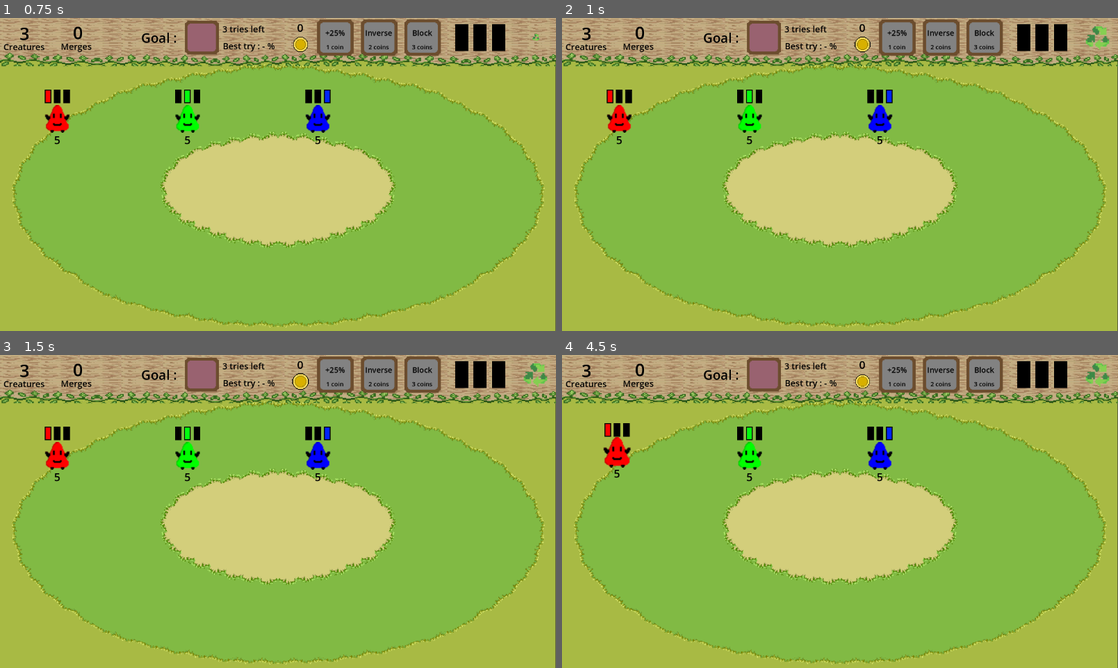
Above: before the commit, frames 1-4 (two rows, left to right).
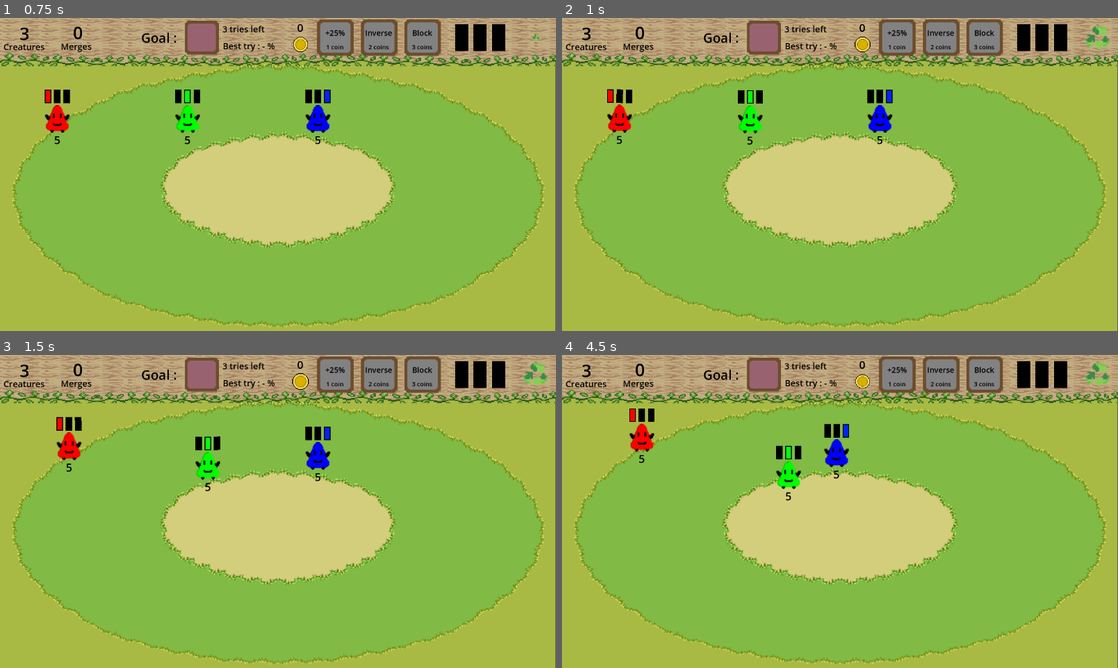
Above: after the commit, the same moments.

Repository: Souil51/ld-56
Game: Godot game, scene res://scenes/main/main.tscn
Two runs of this game, one before a commit and one after it. Both use one fixed random seed, a clock stepped at 60 frames per second and the inputs below. This scene is started directly instead of the project's main scene.
Inputs (mouse positions are in pixels of both pictures, inside the frame that each line leads up to):
- Up to frame 1 (0.75 s): tap Enter at 0.5 s; move the mouse to (533, 36) at 0.52 s; click (533, 36) at 0.67 s
- Up to frame 2 (1 s): no input
- Up to frame 3 (1.5 s): move the mouse to (333, 373) at 1.27 s; click (333, 373) at 1.42 s
- Up to frame 4 (4.5 s): move the mouse to (940, 373) at 2.02 s; click (940, 373) at 2.17 s; move the mouse to (984, 373) at 2.77 s; click (984, 373) at 2.92 s; move the mouse to (762, 373) at 3.52 s; click (762, 373) at 3.67 s; tap Space at 4.25 s; move the mouse to (617, 455) at 4.27 s; click (617, 455) at 4.42 s

Frame 1 is identical in both runs. In frame 2, 0.3% of the frame differs, in the area x 8-37%, y 22-41%; in frame 3, 1.6%; in frame 4, 2.8%, in the area x 7-60%, y 17-47%.

Commit message:
bug fix when try was good

Diff:
--- a/scenes/bonus/bonus.tscn
+++ b/scenes/bonus/bonus.tscn
@@ -17,7 +17,6 @@
 texture = ExtResource("2_lfvd4")
 
 [node name="inner" type="Sprite2D" parent="bonus"]
-scale = Vector2(1, 1)
 texture = ExtResource("3_pboxr")
 
 [node name="label" type="Label" parent="bonus"]
--- a/scenes/creatures/creature.tscn
+++ b/scenes/creatures/creature.tscn
@@ -239,6 +239,7 @@
 }
 
 [node name="timer" type="Timer" parent="."]
+autostart = true
 
 [connection signal="area_entered" from="colors/red/Area2D" to="." method="_on_area_2d_red_entered"]
 [connection signal="area_exited" from="colors/red/Area2D" to="." method="_on_area_2d_red_exited"]
--- a/scenes/main/main.gd
+++ b/scenes/main/main.gd
@@ -172,7 +172,7 @@
 	if similarity < 33:
 		test_result = Game.ResultType.BAD
 	elif similarity > 75:
-		test_result = Game.ReulstType.GOOD
+		test_result = Game.ResultType.GOOD
 
 	Game.test_result.emit(test_result)
 
--- a/scenes/menu/menu.tscn
+++ b/scenes/menu/menu.tscn
@@ -88,7 +88,6 @@
 texture = ExtResource("6_227yj")
 
 [node name="Sprite2D" type="Sprite2D" parent="bonus_manager/store/bonus"]
-scale = Vector2(1, 1)
 texture = ExtResource("7_te617")
 
 [node name="label" type="Label" parent="bonus_manager/store/bonus"]
@@ -122,7 +121,6 @@
 texture = ExtResource("6_227yj")
 
 [node name="Sprite2D" type="Sprite2D" parent="bonus_manager/store/bonus2"]
-scale = Vector2(1, 1)
 texture = ExtResource("7_te617")
 
 [node name="label" type="Label" parent="bonus_manager/store/bonus2"]
@@ -156,7 +154,6 @@
 texture = ExtResource("6_227yj")
 
 [node name="Sprite2D" type="Sprite2D" parent="bonus_manager/store/bonus3"]
-scale = Vector2(1, 1)
 texture = ExtResource("7_te617")
 
 [node name="label" type="Label" parent="bonus_manager/store/bonus3"]
@@ -444,21 +441,21 @@
 
 [node name="Sprite2D" type="Sprite2D" parent="last_score"]
 self_modulate = Color(0.423529, 0.301961, 0.180392, 1)
-position = Vector2(664, 268)
-scale = Vector2(0.924619, 0.517578)
+position = Vector2(687.576, 268)
+scale = Vector2(0.98356, 0.517578)
 texture = ExtResource("11_6brhf")
 
 [node name="Sprite2D" type="Sprite2D" parent="last_score/Sprite2D"]
 modulate = Color(1, 1, 1, 0.960784)
-position = Vector2(-0.540788, -7.43866e-05)
-scale = Vector2(0.985541, 0.823585)
+position = Vector2(-0.428663, -7.43866e-05)
+scale = Vector2(0.985821, 0.823585)
 texture = ExtResource("11_6brhf")
 
 [node name="label" type="Label" parent="last_score"]
-offset_left = 320.0
-offset_top = 238.0
-offset_right = 1004.0
-offset_bottom = 293.0
+offset_left = 328.0
+offset_top = 237.0
+offset_right = 1012.0
+offset_bottom = 292.0
 theme_override_colors/font_color = Color(0, 0, 0, 1)
 theme_override_font_sizes/font_size = 40
 text = "You got x% similarity with y merges"
@@ -473,7 +470,7 @@
 default_color = Color(0.721569, 0.721569, 0.721569, 0.607843)
 
 [node name="sprite" type="Sprite2D" parent="drag_drop_helper"]
-position = Vector2(304, 511)
+position = Vector2(-223, 501)
 texture = ExtResource("6_apwc8")
 
 [node name="start" type="Node2D" parent="drag_drop_helper"]
@@ -492,7 +489,7 @@
 default_color = Color(0.721569, 0.721569, 0.721569, 0.607843)
 
 [node name="sprite" type="Sprite2D" parent="drag_drop_helper2"]
-position = Vector2(304, 511)
+position = Vector2(-225, 504)
 texture = ExtResource("6_apwc8")
 
 [node name="start" type="Node2D" parent="drag_drop_helper2"]
@@ -511,7 +508,7 @@
 default_color = Color(0.721569, 0.721569, 0.721569, 0.607843)
 
 [node name="sprite" type="Sprite2D" parent="drag_drop_helper3"]
-position = Vector2(304, 511)
+position = Vector2(-225, 503)
 texture = ExtResource("6_apwc8")
 
 [node name="start" type="Node2D" parent="drag_drop_helper3"]
@@ -530,7 +527,7 @@
 default_color = Color(0.721569, 0.721569, 0.721569, 0.607843)
 
 [node name="sprite" type="Sprite2D" parent="drag_drop_helper4"]
-position = Vector2(304, 511)
+position = Vector2(-227, 506)
 texture = ExtResource("6_apwc8")
 
 [node name="start" type="Node2D" parent="drag_drop_helper4"]
@@ -549,7 +546,7 @@
 default_color = Color(0.721569, 0.721569, 0.721569, 0.607843)
 
 [node name="sprite" type="Sprite2D" parent="drag_drop_helper5"]
-position = Vector2(304, 511)
+position = Vector2(-225, 503)
 texture = ExtResource("6_apwc8")
 
 [node name="start" type="Node2D" parent="drag_drop_helper5"]
Not shown, added: builds/1.0.1/index.apple-touch-icon.png.import
Not shown, added: builds/1.0.1/index.icon.png.import
Not shown, added: builds/1.0.1/index.png.import
Not shown, added: builds/1.0.2/index.apple-touch-icon.png.import
Not shown, added: builds/1.0.2/index.icon.png.import
Not shown, added: builds/1.0.2/index.png.import
Not shown, added: builds/1.0/LD 56.apple-touch-icon.png.import
Not shown, added: builds/1.0/LD 56.icon.png.import
Not shown, added: builds/1.0/LD 56.png.import
Not shown, changed: export_presets.cfg
Not shown, added: builds/1.0.1/blendimals_1.0.1.zip
Not shown, added: builds/1.0.1/index.apple-touch-icon.png
(and 28 more such lines)
